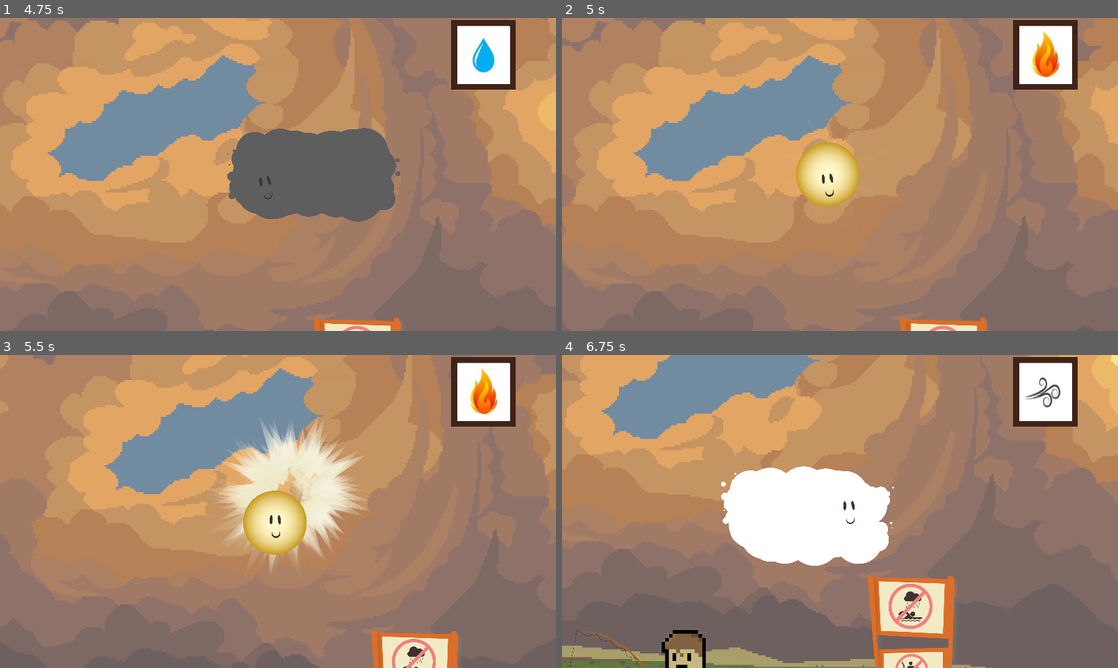
Above: before the commit, frames 1-4 (two rows, left to right).
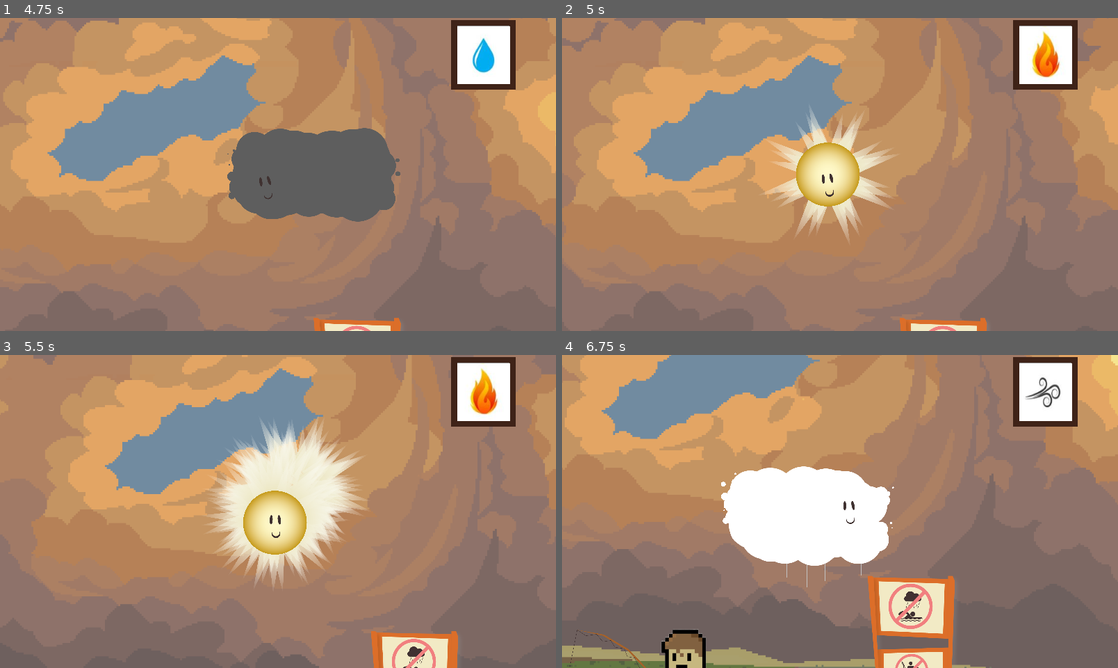
Above: after the commit, the same moments.

Repository: brunoastephan/Um-Lindo-Dia
Game: Godot game, scene res://level.tscn
The game is run twice, just before and just after one commit, with the same random seed, the same clock (stepped at 60 frames per second) and the same inputs.
Inputs:
- Up to frame 1 (4.75 s): hold Right (Right) 0.53-1.28 s; hold S (Down) 1.28-2.03 s; hold Right (Right) 2.03-2.78 s; hold W (Up) 2.78-3.53 s; hold A (Left) from 3.53 s (still down); tap Q (Change Skill I) at 4.15 s
- Up to frame 2 (5 s): keep holding A (Left); tap E (Change Skill II) at 4.9 s
- Up to frame 3 (5.5 s): release A (Left) at 5.03 s; hold S (Down) from 5.03 s (still down)
- Up to frame 4 (6.75 s): tap R (Change Skill III) at 5.65 s; release S (Down) at 5.78 s; hold Right (Right) 5.78-6.53 s; tap Space (Skill) at 6.4 s; hold W (Up) from 6.53 s (still down)

Frame 1 is identical in both runs. In frame 2, 2.3% of the frame differs, in the area x 36-60%, y 29-72%; in frame 3, 2.8%, in the area x 37-62%, y 25-74%; in frame 4, less than 0.1%.

Commit message:
adicionados efeitos de skill

Diff:
--- a/level.tscn
+++ b/level.tscn
@@ -1324,6 +1324,11 @@
 layer_0/z_index = 1
 layer_0/tile_data = PackedInt32Array(851996, 196608, 0, 851995, 196608, 0, 851994, 196608, 0, 851993, 196608, 0, 851992 …(2477 unchanged characters)…
 layer_1/name = "agua"
+layer_1/enabled = true
+layer_1/modulate = Color(1, 1, 1, 1)
+layer_1/y_sort_enabled = false
+layer_1/y_sort_origin = 0
+layer_1/z_index = 0
 layer_1/tile_data = PackedInt32Array(851978, 393217, 4, 851977, 393217, 4, 851976, 393217, 4, 851975, 393217, 4, 851974 …(544 unchanged characters)…
 
 [node name="Nuvem" parent="." instance=ExtResource("2_dhmlv")]
--- a/nuvenzinha.gd
+++ b/nuvenzinha.gd
@@ -3,13 +3,18 @@
 @export var MAX_SPEED = 200
 @export var ACCELERATION = 1500
 @export var FRICTION = 1200
+@export var SKILL_EFFECT_TIMER = 2
 @onready var gpu_particles_2d = $GPUParticles2D
 @onready var gpu_particles_2d_2 = $GPUParticles2D2
 @onready var axis = Vector2.ZERO
+@onready var chuvaCaindo = $ChuvaCaindo
+@onready var ventoSoprando = $VentoSoprando
+@onready var solRaiando = $SolRaiando
 
 const WINDY = preload("res://assets/PNG/nuvenzinha_particula_textura.png")
 const RAINY = preload("res://assets/PNG/nuvenzinha_particula_chuva_textura.png")
 
+var skillState = "windy"
 
 func _ready():
 	gpu_particles_2d.set_texture(WINDY)
@@ -20,6 +25,7 @@
 	if gpu_particles_2d.is_visible_in_tree():
 		generate_fluffy()
 	change_skill()
+	skill_effect()
 
 func get_input_axis():
 	axis.x = int(Input.is_action_pressed("Right", true)) - int(Input.is_action_pressed("Left", true))
@@ -55,12 +61,31 @@
 		gpu_particles_2d.show()
 		gpu_particles_2d_2.hide()
 		gpu_particles_2d.set_texture(RAINY)
+		skillState = "rainy"
 
 	if Input.is_action_just_pressed("Change Skill II", true) :
 		gpu_particles_2d.hide()
 		gpu_particles_2d_2.show()
+		skillState = "sunny"
 
 	if Input.is_action_just_pressed("Change Skill III", true):
 		gpu_particles_2d.show()
 		gpu_particles_2d_2.hide()
 		gpu_particles_2d.set_texture(WINDY)
+		skillState = "windy"
+
+func skill_effect():
+	if Input.is_action_just_pressed("Skill", true) and skillState == "rainy":
+		chuvaCaindo.show()
+		await get_tree().create_timer(SKILL_EFFECT_TIMER).timeout
+		chuvaCaindo.hide()
+
+	if Input.is_action_just_pressed("Skill", true) and skillState == "windy":
+		ventoSoprando.show()
+		await get_tree().create_timer(SKILL_EFFECT_TIMER).timeout
+		ventoSoprando.hide()
+
+	if Input.is_action_just_pressed("Skill", true) and skillState == "sunny":
+		solRaiando.show()
+		await get_tree().create_timer(SKILL_EFFECT_TIMER).timeout
+		solRaiando.hide()
--- a/nuvenzinha_montada.tscn
+++ b/nuvenzinha_montada.tscn
@@ -1,9 +1,12 @@
-[gd_scene load_steps=8 format=3 uid="uid://2ueexlacv6i4"]
+[gd_scene load_steps=11 format=3 uid="uid://2ueexlacv6i4"]
 
 [ext_resource type="Script" path="res://nuvenzinha.gd" id="1_7df4d"]
 [ext_resource type="PackedScene" uid="uid://dlkdjcgddlwj5" path="res://nuvenzinha_part.tscn" id="1_ihniy"]
 [ext_resource type="Texture2D" uid="uid://c4ypmc6iy3kyx" path="res://assets/PNG/nuvenzinha_sorriso.png" id="2_ht8pw"]
+[ext_resource type="Texture2D" uid="uid://cisaujeyffeip" path="res://assets/PNG/chuva.png" id="2_jm1hc"]
+[ext_resource type="Texture2D" uid="uid://cp0eal1q711ju" path="res://assets/PNG/vento.png" id="3_52dy3"]
 [ext_resource type="PackedScene" uid="uid://c7y17rrmh2s3d" path="res://sol.tscn" id="3_82756"]
+[ext_resource type="Texture2D" uid="uid://bbfnvpsd3bgx3" path="res://assets/PNG/raiar.png" id="4_hudnv"]
 
 [sub_resource type="CapsuleShape2D" id="CapsuleShape2D_30dc6"]
 radius = 109.0
@@ -50,6 +53,49 @@
 position_smoothing_enabled = true
 position_smoothing_speed = 7.0
 
+[node name="ChuvaCaindo" type="CPUParticles2D" parent="."]
+visible = false
+scale = Vector2(1, 1)
+amount = 20
+lifetime = 1.5
+texture = ExtResource("2_jm1hc")
+emission_shape = 3
+emission_rect_extents = Vector2(90, 1)
+direction = Vector2(0, 1)
+initial_velocity_min = 30.2
+initial_velocity_max = 30.2
+color = Color(0.490196, 1, 1, 1)
+
+[node name="VentoSoprando" type="CPUParticles2D" parent="."]
+visible = false
+scale = Vector2(1, 1)
+amount = 5
+lifetime = 1.5
+speed_scale = 2.0
+explosiveness = 0.9
+draw_order = 1
+texture = ExtResource("3_52dy3")
+emission_shape = 3
+emission_rect_extents = Vector2(90, 20.714)
+direction = Vector2(0, 1)
+spread = 180.0
+gravity = Vector2(0, 400)
+
+[node name="SolRaiando" type="CPUParticles2D" parent="."]
+visible = false
+scale = Vector2(1, 1)
+amount = 5
+lifetime = 1.5
+speed_scale = 4.38
+explosiveness = 0.9
+draw_order = 1
+texture = ExtResource("4_hudnv")
+emission_shape = 3
+emission_rect_extents = Vector2(90, 20.714)
+direction = Vector2(0, 1)
+spread = 180.0
+gravity = Vector2(0, 400)
+
 [node name="GPUParticles2D2" parent="." instance=ExtResource("3_82756")]
 visible = false
 
--- a/nuvenzinha_part.tscn
+++ b/nuvenzinha_part.tscn
@@ -17,11 +17,13 @@
 curve = SubResource("Curve_7r1qd")
 
 [sub_resource type="ParticleProcessMaterial" id="ParticleProcessMaterial_0x6wo"]
-particle_flag_disable_z = true
 emission_shape = 3
 emission_box_extents = Vector3(100, 50, 1)
+particle_flag_disable_z = true
+gravity = Vector3(0, 0, 0)
+orbit_velocity_min = 0.0
+orbit_velocity_max = 0.0
 orbit_velocity_curve = SubResource("CurveTexture_tu3ky")
-gravity = Vector3(0, 0, 0)
 damping_max = 70.31
 scale_min = 0.4
 scale_max = 0.5
--- a/project.godot
+++ b/project.godot
@@ -12,7 +12,7 @@
 
 config/name="Um Lindo Dia"
 run/main_scene="res://level.tscn"
-config/features=PackedStringArray("4.2", "GL Compatibility")
+config/features=PackedStringArray("4.0", "GL Compatibility")
 config/icon="res://icon.svg"
 
 [display]
--- a/sol.tscn
+++ b/sol.tscn
@@ -1,26 +1,20 @@
-[gd_scene load_steps=9 format=3 uid="uid://c7y17rrmh2s3d"]
+[gd_scene load_steps=7 format=3 uid="uid://c7y17rrmh2s3d"]
 
 [ext_resource type="Texture2D" uid="uid://cpgq0x85jw861" path="res://assets/PNG/Ativo 2@2x.png" id="1_koygo"]
 [ext_resource type="Texture2D" uid="uid://x84uwvh85lj6" path="res://assets/PNG/Ativo 1@2x.png" id="2_6f5ee"]
 [ext_resource type="Texture2D" uid="uid://c4ypmc6iy3kyx" path="res://assets/PNG/nuvenzinha_sorriso.png" id="3_r1r5t"]
 
-[sub_resource type="Curve" id="Curve_j7iv4"]
-_data = [Vector2(0, 0), 0.0, 0.0, 0, 0, Vector2(0.496644, 1), 0.0, 0.0, 0, 0, Vector2(1, 0), 0.0, 0.0, 0, 0]
-point_count = 3
-
-[sub_resource type="CurveTexture" id="CurveTexture_36gtn"]
-curve = SubResource("Curve_j7iv4")
-
 [sub_resource type="ParticleProcessMaterial" id="ParticleProcessMaterial_o6rjf"]
 particle_flag_disable_z = true
+gravity = Vector3(0, 0, 0)
+angular_velocity_min = 20.0
+angular_velocity_max = 20.0
+orbit_velocity_min = 0.0
+orbit_velocity_max = 0.0
 angle_min = 1.07288e-05
 angle_max = 360.0
-angular_velocity_min = 20.0
-angular_velocity_max = 20.0
-gravity = Vector3(0, 0, 0)
 scale_min = 0.1
 scale_max = 0.15
-alpha_curve = SubResource("CurveTexture_36gtn")
 
 [sub_resource type="Animation" id="Animation_tetid"]
 resource_name = "nuvenzinha_rosto"
Binary file added: assets/PNG/chuva.png
Not shown, added: assets/PNG/chuva.png.import
Binary file added: assets/PNG/raiar.png
Not shown, added: assets/PNG/raiar.png.import
Binary file added: assets/PNG/vento.png
Not shown, added: assets/PNG/vento.png.import
Not shown: 1 places in nuvenzinha_montada.tscn that only renumber resources
Not shown: 1 places in sol.tscn that only renumber resources
